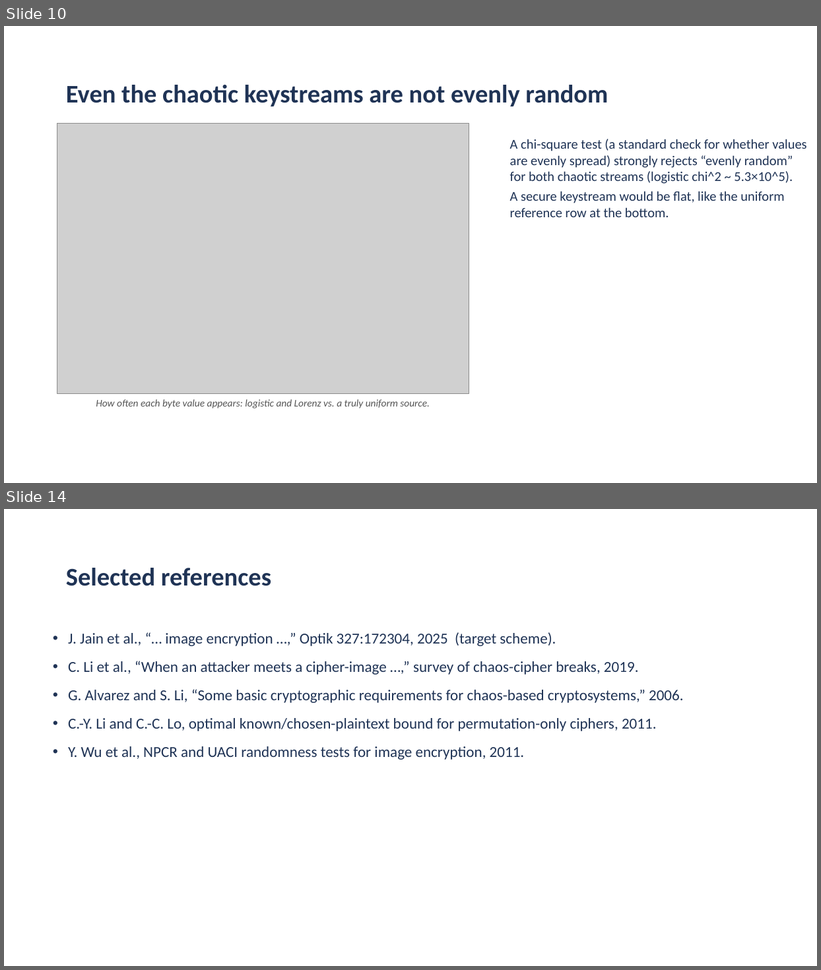
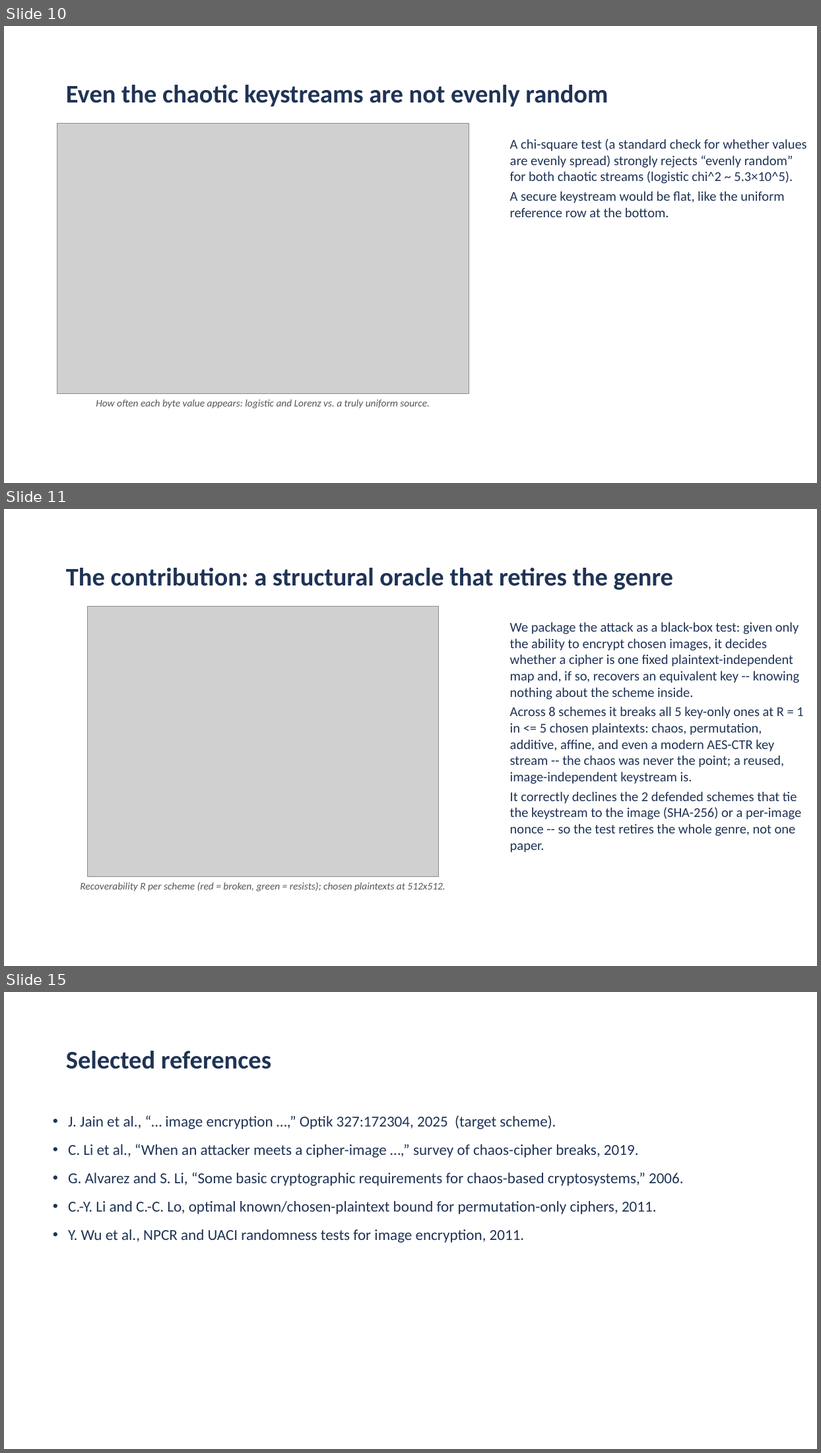
Before and after one commit to aiparallel0/chaoscrypt, a slide deck: papers/paper1-chaos-cpa/presentation.pptx. Shown one above the other, each under a label of ours: slides 10 and 14 before the commit, slides 10, 11 and 15 after it; the slides between them are not shown. The pictures are 821x970 and 821x1453 pixels, drawn with LibreOffice and Linux fonts; fonts in the diff are those of the drawing; grey boxes stand for pictures; background and template pictures are left out. Boxes give left, top, right and bottom in pixels: in the first picture for what was removed or moved away, otherwise in the second. Text is boxed around its words. In the diff, an @@ line names an element or a change of style, - is before the commit and + after.

```diff
--- a/papers/paper1-chaos-cpa/presentation.pptx
+++ b/papers/paper1-chaos-cpa/presentation.pptx
@@ slide 11 added at (4, 509, 817, 966), background picture (left out) @@
@@ title added at (66, 568, 673, 590), 30 pt, text #1F3355, bold @@
+The contribution: a structural oracle that retires the genre
@@ picture added at (88, 607, 439, 877) @@
@@ text added at (510, 622, 803, 853), 16 pt, text #1F3355 @@
+We package the attack as a black-box test: given only the ability to encrypt chosen images, it decides whether a cipher is one fixed plaintext-independent map and, if so, recovers an equivalent key -- knowing nothing about the scheme inside.
+Across 8 schemes it breaks all 5 key-only ones at R = 1 in <= 5 chosen plaintexts: chaos, permutation, additive, affine, and even a modern AES-CTR key stream -- the chaos was never the point; a reused, image-independent keystream is.
+It correctly declines the 2 defended schemes that tie the keystream to the image (SHA-256) or a per-image nonce -- so the test retires the whole genre, not one paper.
@@ text added at (80, 883, 445, 892), 12 pt, text #555555, italic @@
+Recoverability R per scheme (red = broken, green = resists); chosen plaintexts at 512x512.
@@ what was slide 14 is now slide 15 @@
```
Also in this commit, not shown: 3 slides changed, 26 other files.
